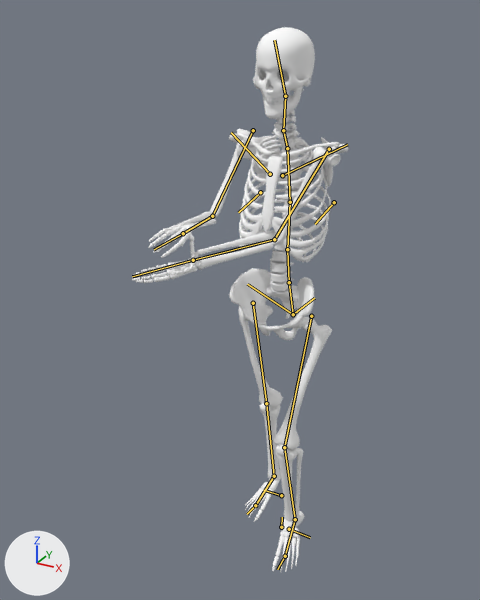
What one commit did to the Blender file Assets/External/Skeleton/fgc_skeletonNew.blend.
Before and after are seen from a 50 mm camera at (17.1, -37.9, 38.0) aimed at (-1.9, -3.5, 20.7). Lighting does not change. The marker at lower left points along +X, +Y and +Z. Both versions are drawn at frame 190 of the action 'metarigAction'; the numbers are the values there. The bones that bend it are drawn over the model as lines.

In view in the first picture: 'BONES_SPINE'.
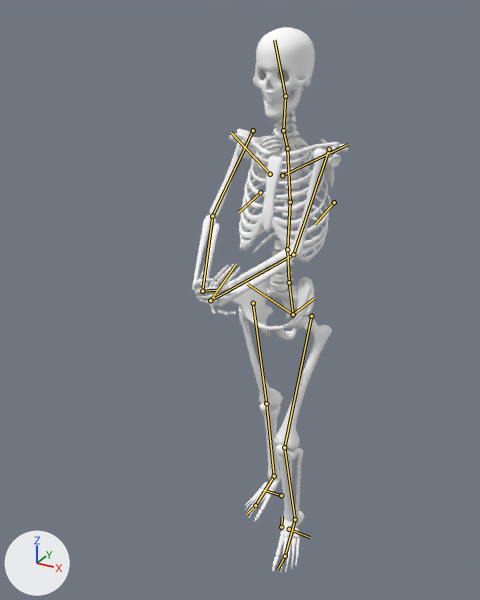
Where the change shows, as pixel boxes [x1, y1, x2, y2] in the pictures (480 x 600 px):
```json
{"object": "BONES_SPINE", "change": "posed", "before": [132, 27, 348, 572], "after": [192, 27, 348, 572], "on screen": "28% narrower"}
{"bone": "upper_arm.L", "before": "(329, 149) to (274, 239)", "after": "(329, 149) to (293, 254)"}
{"bone": "forearm.L", "before": "(274, 239) to (193, 260)", "after": "(293, 254) to (210, 300)"}
{"bone": "hand.L", "before": "(193, 260) to (132, 276)", "after": "(210, 300) to (236, 264)"}
{"bone": "forearm.R", "before": "(212, 216) to (183, 233)", "after": "(212, 216) to (202, 291)"}
{"bone": "hand.R", "before": "(183, 233) to (154, 249)", "after": "(202, 291) to (216, 290)"}
```

Edits to the scene script, one JSON object a line:
```json
{"block": "bone_upper_arm_l", "where": "bone_upper_arm_l = bpy.data.objects['metarig'].pose.bones['upper_arm.L']  # child of 'shoulder.L'"}
{"op": "set", "path": "bone_upper_arm_l.rotation_quaternion", "old": "(0.848, 0.058, 0.215, -0.48)", "new": "(0.883, 0.14, 0.278, -0.351)", "note": "degrees (-7, 25, -61) -> degrees (4, 36, -42)"}
{"block": "bone_forearm_l", "where": "bone_forearm_l = bpy.data.objects['metarig'].pose.bones['forearm.L']  # child of 'upper_arm.L'"}
{"op": "set", "path": "bone_forearm_l.rotation_quaternion", "old": "(0.629, 0.458, -0.544, -0.313)", "new": "(0.774, 0.213, -0.482, -0.35)", "note": "degrees (91, -23, -77) -> degrees (56, -37, -69)"}
{"block": "bone_hand_l", "where": "bone_hand_l = bpy.data.objects['metarig'].pose.bones['hand.L']  # child of 'forearm.L'"}
{"op": "set", "path": "bone_hand_l.rotation_quaternion", "old": "(0.791, -0.23, 0.566, 0.029)", "new": "(0.456, 0.861, 0.166, -0.152)", "note": "degrees (-53, 65, -31) -> degrees (126, 24, 9)"}
{"block": "bone_forearm_r", "where": "bone_forearm_r = bpy.data.objects['metarig'].pose.bones['forearm.R']  # child of 'upper_arm.R'"}
{"op": "set", "path": "bone_forearm_r.rotation_quaternion", "old": "(0.179, 0.389, -0.788, -0.441)", "new": "(0.212, 0.403, -0.89, 0.002)", "note": "degrees (123, 3, -129) -> degrees (-10, -158, 51)"}
{"block": "bone_hand_r", "where": "bone_hand_r = bpy.data.objects['metarig'].pose.bones['hand.R']  # child of 'forearm.R'"}
{"op": "set", "path": "bone_hand_r.rotation_quaternion", "old": "(0.961, -0.035, -0.266, -0.062)", "new": "(0.626, 0.165, 0.433, -0.627)", "note": "degrees (-2, -31, -7) -> degrees (-31, 48, -104)"}
```
